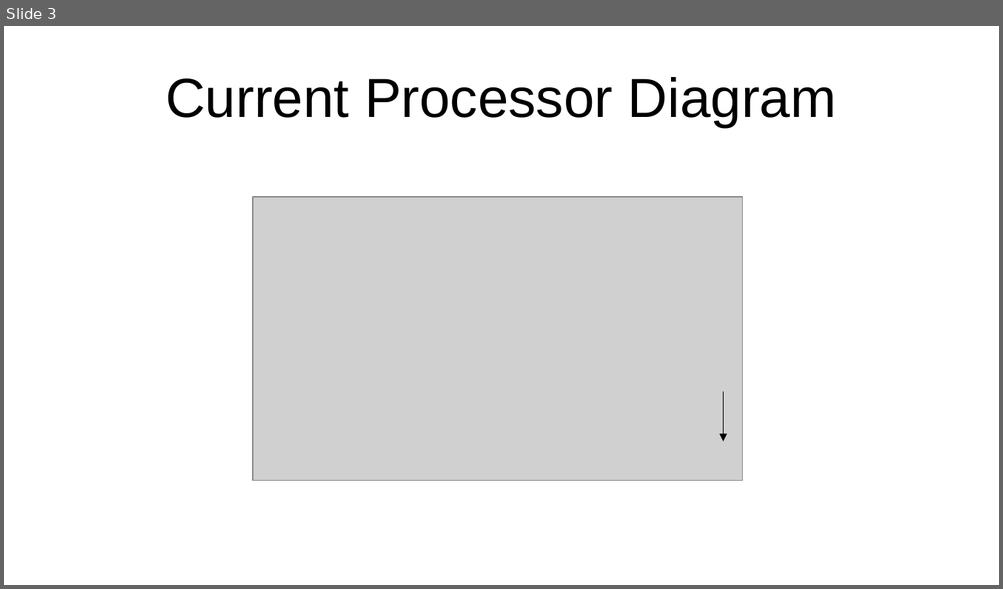
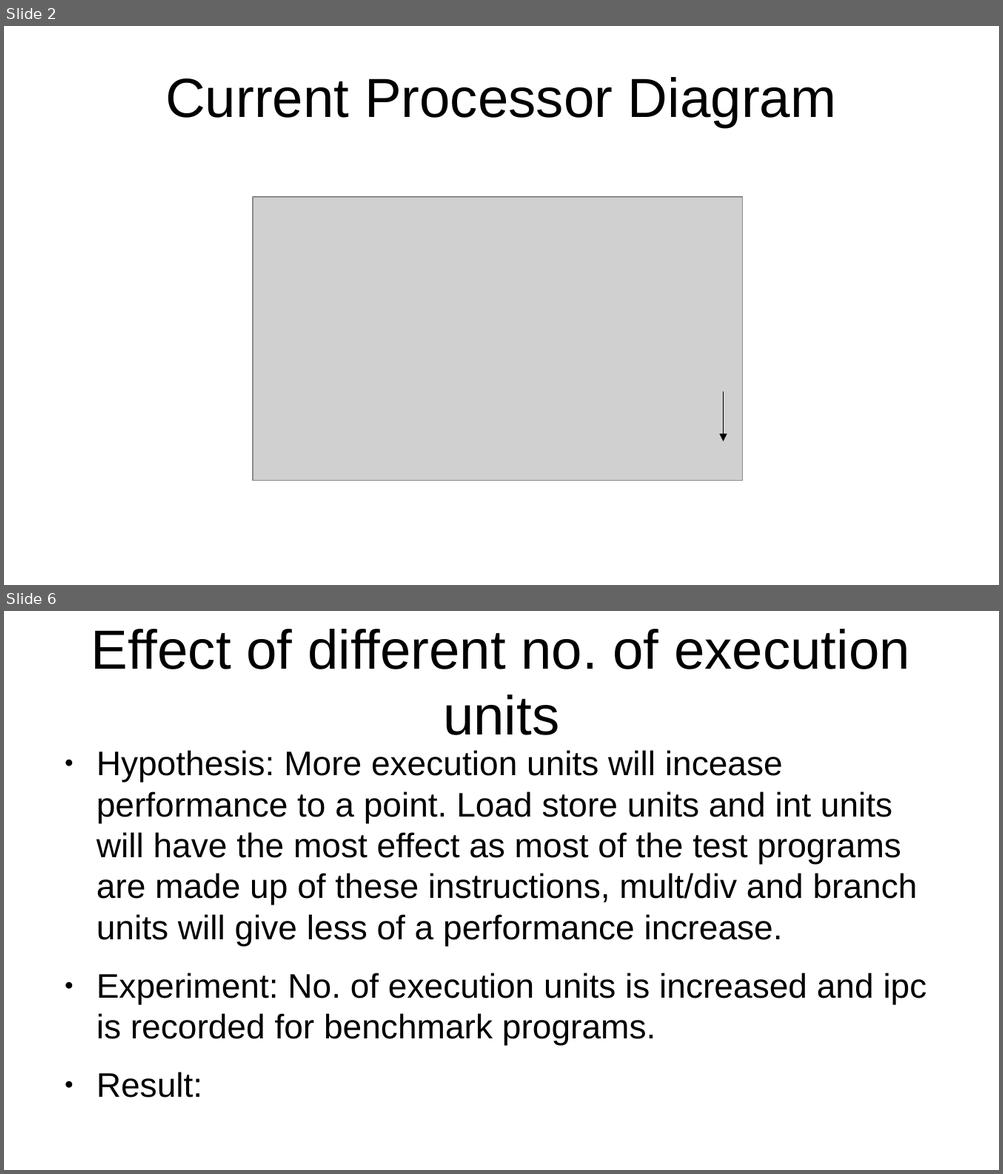
Before and after one commit to dANW34V3R/ACA, a slide deck: slides/slides.odp. Shown one above the other, each under a label of ours: slide 3 before the commit, slides 2 and 6 after it; the slides between them are not shown. The pictures are 1003x589 and 1003x1174 pixels, drawn with LibreOffice and Linux fonts; fonts in the diff are those of the drawing; grey boxes stand for pictures. Boxes give left, top, right and bottom in pixels: in the first picture for what was removed or moved away, otherwise in the second. Text is boxed around its words. In the diff, an @@ line names an element or a change of style, - is before the commit and + after.

```diff
--- a/slides/slides.odp
+++ b/slides/slides.odp
@@ slide 6 added at (x1=4, y1=611, x2=999, y2=1170), background #FFFFFF @@
@@ title added at (x1=91, y1=629, x2=910, y2=735), 44 pt, text #000000 @@
+Effect of different no. of execution units
@@ text added at (x1=96, y1=750, x2=927, y2=1045), 27.2 pt, text #000000 @@
+● Hypothesis: More execution units will incease performance to a point. Load store units and int units will have the most effect as most of the test programs are made up of these instructions, mult/div and branch units will give less of a performance increase.
+● Experiment: No. of execution units is increased and ipc is recorded for benchmark programs.
+● Result:
@@ what was slide 3 is now slide 2 @@
```
Also in this commit, not shown: 1 slide changed, 3 other slides added, 1 slide removed, 47 other files.
